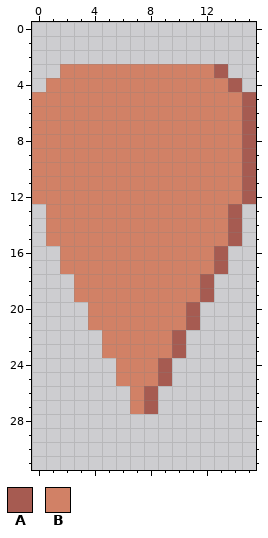
A pixel-art file gets an edit: assets/aseprite/slider_cursors.aseprite. Above: the version before the commit.
16x32 pixels, 1 frame.
Visible layers, top first: "pressed", "hover", "normal".
Palette (. is transparent): A #a65b51  B #d18166
Pixels before, first column x 0:
 3 ..BBBBBBBBBBBA..
 4 .BBBBBBBBBBBBBA.
 5 BBBBBBBBBBBBBBBA
 6 BBBBBBBBBBBBBBBA
 7 BBBBBBBBBBBBBBBA
 8 BBBBBBBBBBBBBBBA
 9 BBBBBBBBBBBBBBBA
10 BBBBBBBBBBBBBBBA
11 BBBBBBBBBBBBBBBA
12 BBBBBBBBBBBBBBBA
13 .BBBBBBBBBBBBBA.
14 .BBBBBBBBBBBBBA.
15 .BBBBBBBBBBBBBA.
16 ..BBBBBBBBBBBA..
17 ..BBBBBBBBBBBA..
18 ...BBBBBBBBBA...
19 ...BBBBBBBBBA...
20 ....BBBBBBBA....
21 ....BBBBBBBA....
22 .....BBBBBA.....
23 .....BBBBBA.....
24 ......BBBA......
25 ......BBBA......
26 .......BA.......
27 .......BA.......
And afterwards:
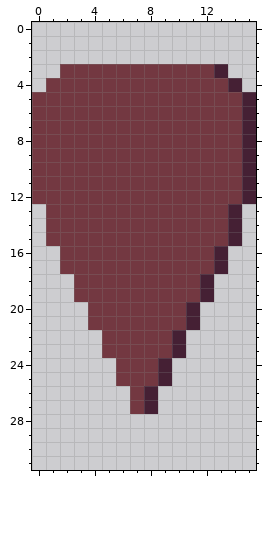
Change:
Colour A changes from #a65b51 to #452034.
Colour B changes from #d18166 to #733841.
